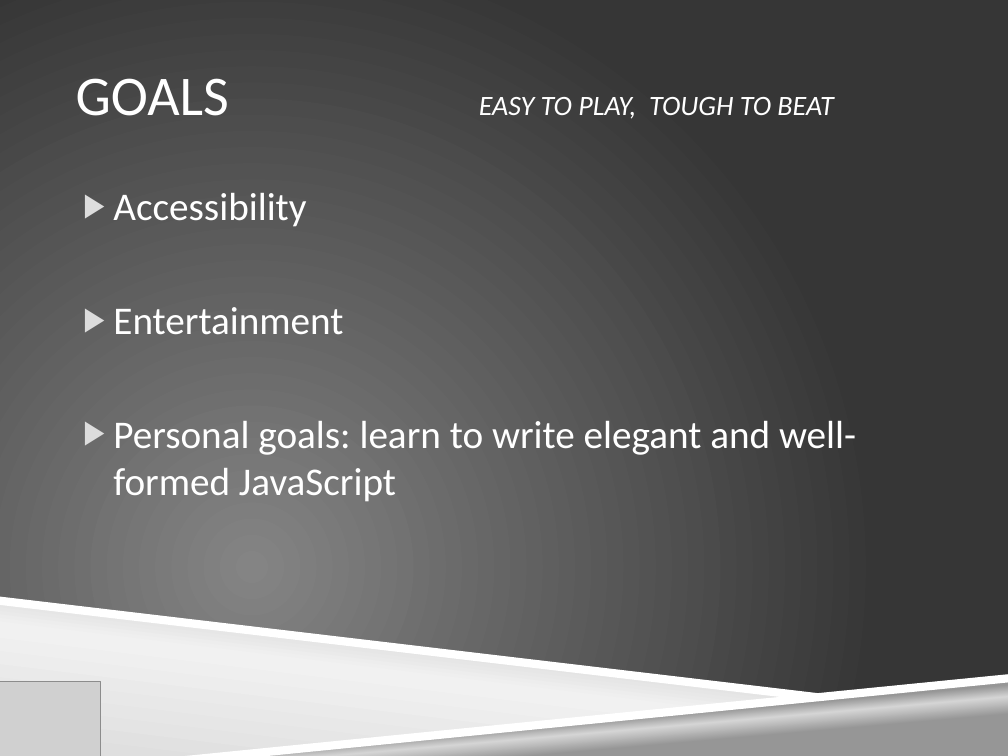
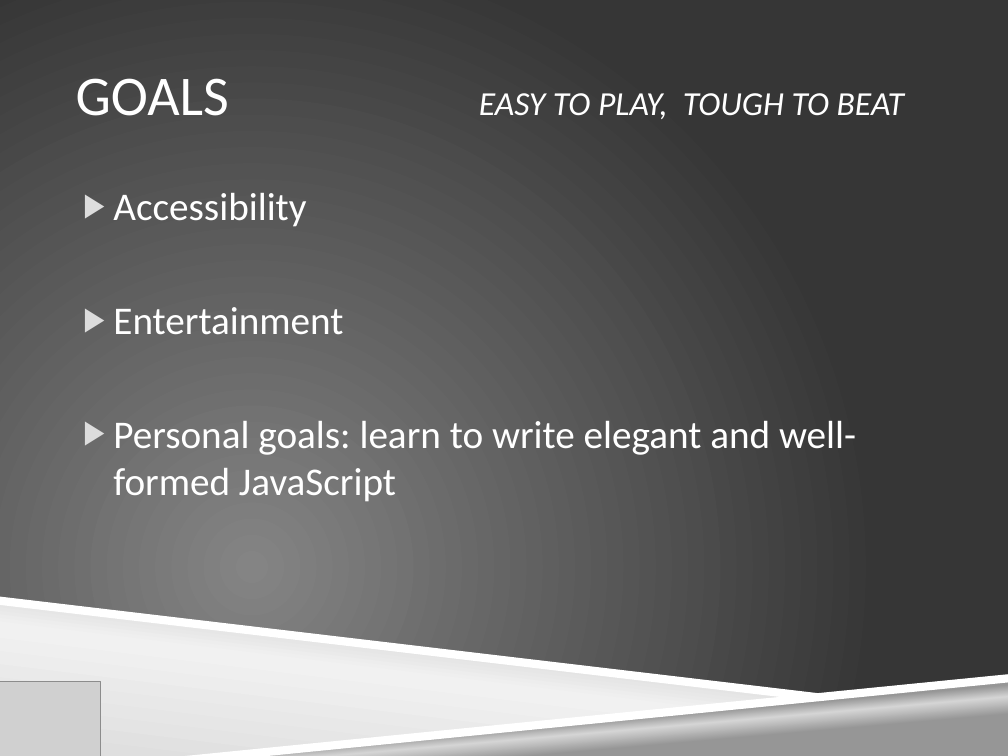
Before and after one commit to andrewberls/Robodactyl, a slide deck: slide 3 of Assignments/Assignment5.pptx. Drawn at 1008x756 pixels with LibreOffice and Linux fonts; fonts in the diff are those of the drawing; grey boxes stand for pictures; background and template pictures are left out. Boxes give left, top, right and bottom in pixels: in the first picture for what was removed or moved away, otherwise in the second. Text is boxed around its words. In the diff, an @@ line names an element or a change of style, - is before the commit and + after.

```diff
--- a/Assignments/Assignment5.pptx
+++ b/Assignments/Assignment5.pptx
@@ title "GOALS EASY TO PLAY, TOUGH ..." at [76, 78, 904, 119]: size 20 to 24 pt in "EASY TO PLAY, TOUGH TO BEAT" @@
```
Also in this commit, not shown: 1 other slide changed, 4 slides added.
